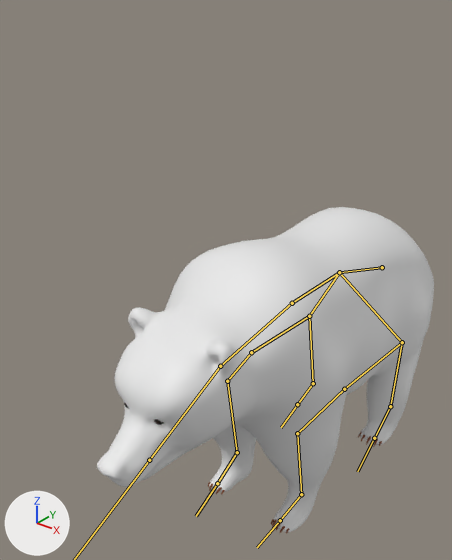
The FBX model Assets/EnemyFolder/EnemyModels/BearLowPoly.fbx, before and after one commit.
Camera for both pictures: a camera (50 mm lens) standing at (2.71, -4.54, 4.77) and looking at (-0.53, -0.5, 2.26). Arrows for +X, +Y and +Z are at lower left; the lights stay in place. The bones that bend it are drawn over the model as lines.

Objects in the first picture: 'bear', 'claws', 'eyes'.
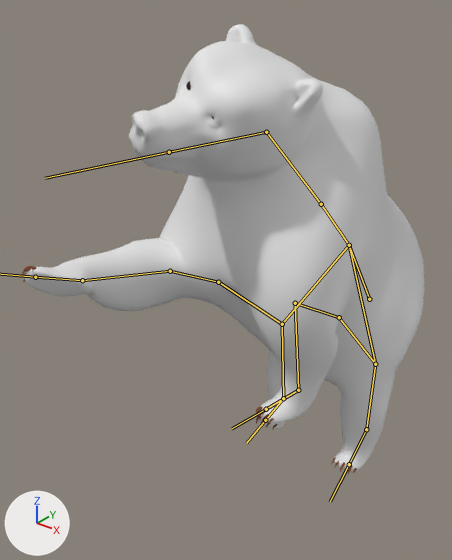
The newer file adds an action. The first version stands in its rest pose; the second is drawn at frame 50 of the action 'Armature|StandAttack'.

Boxes (x1, y1, x2, y2) around the edits, measured in the pictures (452 x 560 px):
'bear', posed (19% wider, 38% taller): before (97, 207, 434, 532); after (25, 24, 425, 472)
'claws', posed: before (208, 432, 382, 534); after (20, 266, 357, 474)
'eyes', posed: before (124, 402, 164, 425); after (186, 81, 214, 119)
bone 'Bone', root to tip: before (382, 267) to (339, 272); after (369, 299) to (349, 245)
bone 'Bone.009', root to tip: before (292, 303) to (220, 366); after (321, 204) to (266, 132)
bone 'Bone.010', root to tip: before (220, 366) to (149, 460); after (266, 132) to (169, 152)
bone 'Bone.002', root to tip: before (339, 272) to (402, 342); after (349, 245) to (375, 364)
bone 'Bone.003', root to tip: before (402, 342) to (390, 406); after (375, 364) to (366, 429)
bone 'Bone.007', root to tip: before (297, 433) to (301, 494); after (295, 303) to (298, 390)
bone 'Bone.011', root to tip: before (339, 272) to (309, 316); after (349, 245) to (282, 324)
bone 'Bone.012', root to tip: before (309, 316) to (313, 383); after (282, 324) to (283, 398)
bone 'Bone.014', root to tip: before (309, 316) to (251, 352); after (282, 324) to (218, 282)
bone 'Bone.015', root to tip: before (251, 352) to (227, 381); after (218, 282) to (170, 271)
bone 'Bone.016', root to tip: before (227, 381) to (237, 452); after (170, 271) to (82, 280)
bone 'Bone.017', root to tip: before (237, 452) to (217, 483); after (82, 280) to (35, 277)

What changed in the scene script:
```text
Change bone_bone:
    where bone_bone = bpy.data.objects['Armature'].pose.bones['Bone']
    bone_bone.location: (0.0, 0.0, 0.0) -> (-0.353, 0.148, 0.008)
    bone_bone.rotation_quaternion: (1.0, 0.0, 0.0, 0.0) -> (0.94, -0.004, 0.01, -0.341)  # degrees (0, 0, 0) -> degrees (-1, 1, -40)
Change bone_bone_009:
    where bone_bone_009 = bpy.data.objects['Armature'].pose.bones['Bone.009']  # child of 'Bone.001'
    bone_bone_009.rotation_quaternion: (1.0, 0.0, 0.0, 0.0) -> (0.99, -0.06, -0.006, -0.124)  # degrees (0, 0, 0) -> degrees (-7, -2, -14)
Change bone_bone_010:
    where bone_bone_010 = bpy.data.objects['Armature'].pose.bones['Bone.010']  # child of 'Bone.009'
    bone_bone_010.rotation_quaternion: (1.0, 0.0, 0.0, 0.0) -> (0.912, 0.036, -0.322, 0.251)  # degrees (0, 0, 0) -> degrees (-7, -37, 33)
Change bone_bone_002:
    where bone_bone_002 = bpy.data.objects['Armature'].pose.bones['Bone.002']  # child of 'Bone'
    bone_bone_002.rotation_quaternion: (1.0, 0.0, 0.0, 0.0) -> (1.0, 0.001, -0.005, -0.012)  # degrees (0, 0, 0) -> degrees (0, -1, -1)
Change bone_bone_003:
    where bone_bone_003 = bpy.data.objects['Armature'].pose.bones['Bone.003']  # child of 'Bone.002'
    bone_bone_003.rotation_quaternion: (1.0, 0.0, 0.0, 0.0) -> (0.928, 0.0, 0.0, 0.373)  # degrees (0, 0, 0) -> degrees (0, 0, 44)
Change bone_bone_007:
    where bone_bone_007 = bpy.data.objects['Armature'].pose.bones['Bone.007']  # child of 'Bone.006'
    bone_bone_007.rotation_quaternion: (1.0, 0.0, 0.0, 0.0) -> (0.937, -0.038, 0.113, 0.329)  # degrees (0, 0, 0) -> degrees (0, 14, 39)
Change bone_bone_011:
    where bone_bone_011 = bpy.data.objects['Armature'].pose.bones['Bone.011']  # child of 'Bone'
    bone_bone_011.rotation_quaternion: (1.0, 0.0, 0.0, 0.0) -> (1.0, 0.008, 0.006, 0.008)  # degrees (0, 0, 0) -> degrees (1, 1, 1)
Change bone_bone_012:
    where bone_bone_012 = bpy.data.objects['Armature'].pose.bones['Bone.012']  # child of 'Bone.011'
    bone_bone_012.rotation_quaternion: (1.0, 0.0, 0.0, 0.0) -> (0.95, -0.229, 0.025, -0.211)  # degrees (0, 0, 0) -> degrees (-27, -3, -24)
Change bone_bone_014:
    where bone_bone_014 = bpy.data.objects['Armature'].pose.bones['Bone.014']  # child of 'Bone.011'
    bone_bone_014.rotation_quaternion: (1.0, 0.0, 0.0, 0.0) -> (0.99, -0.045, 0.095, -0.096)  # degrees (0, 0, 0) -> degrees (-6, 10, -12)
Change bone_bone_015:
    where bone_bone_015 = bpy.data.objects['Armature'].pose.bones['Bone.015']  # child of 'Bone.014'
    bone_bone_015.rotation_quaternion: (1.0, 0.0, 0.0, 0.0) -> (0.957, -0.151, 0.164, -0.183)  # degrees (0, 0, 0) -> degrees (-21, 15, -24)
Change bone_bone_016:
    where bone_bone_016 = bpy.data.objects['Armature'].pose.bones['Bone.016']  # child of 'Bone.015'
    bone_bone_016.rotation_quaternion: (1.0, 0.0, 0.0, 0.0) -> (0.691, 0.369, -0.411, -0.465)  # degrees (0, 0, 0) -> degrees (66, -13, -76)
Change bone_bone_017:
    where bone_bone_017 = bpy.data.objects['Armature'].pose.bones['Bone.017']  # child of 'Bone.016'
    bone_bone_017.rotation_quaternion: (1.0, 0.0, 0.0, 0.0) -> (0.727, -0.601, 0.328, -0.051)  # degrees (0, 0, 0) -> degrees (-86, 25, -31)
```
